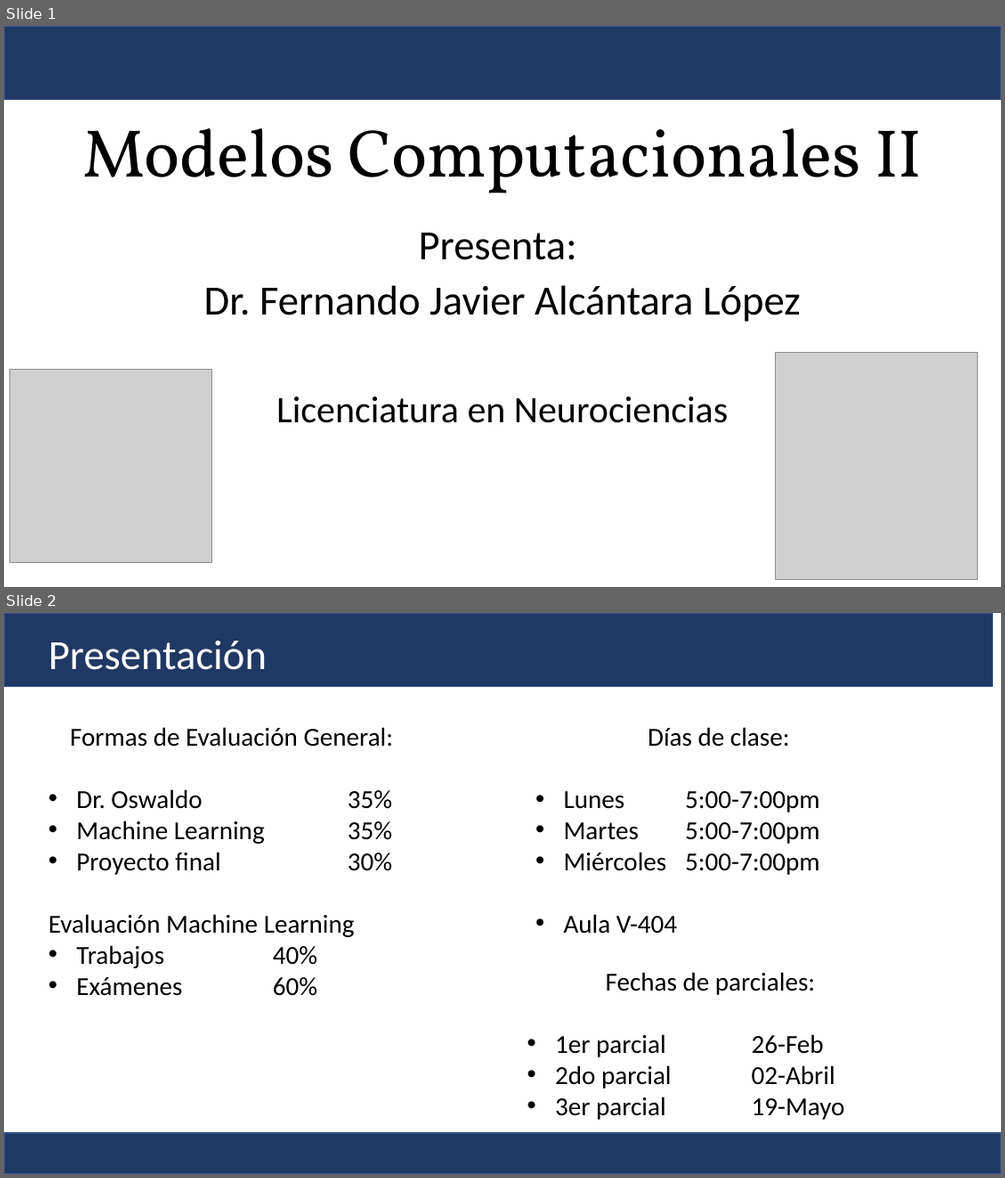
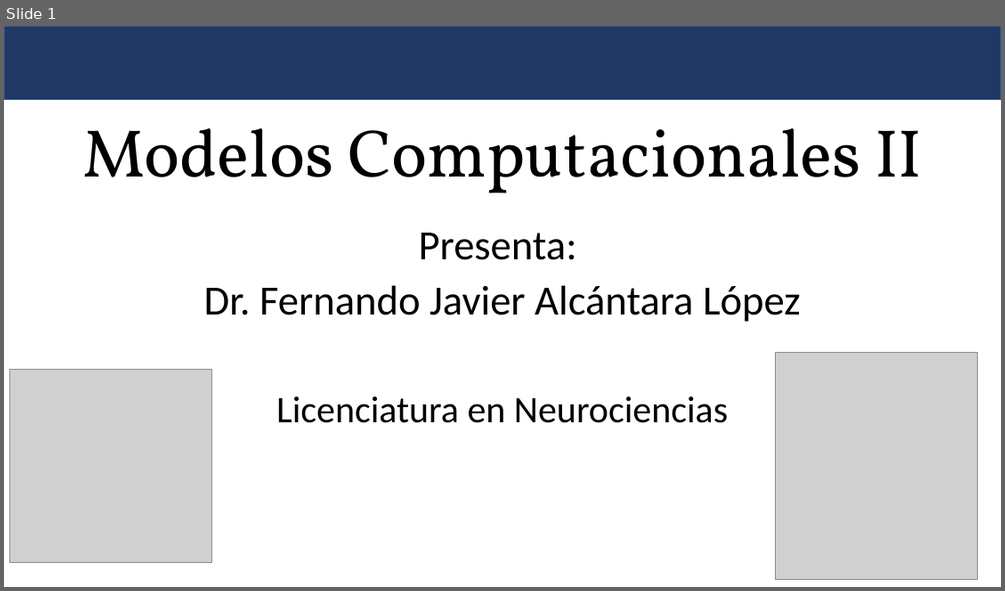
Before and after one commit to Fernando-JAL/Neurociencias-2025-2, a slide deck: S02_clases/05_decision_tree/árboles de decisión.pptx. Shown one above the other, each under a label of ours: slides 1 and 2 before the commit, slide 1 after it. The pictures are 1005x1178 and 1005x591 pixels, drawn with LibreOffice and Linux fonts; fonts in the diff are those of the drawing; grey boxes stand for pictures. Boxes give left, top, right and bottom in pixels: in the first picture for what was removed or moved away, otherwise in the second. Text is boxed around its words. In the diff, an @@ line names an element or a change of style, - is before the commit and + after.

Commit message:
clase

```diff
--- a/S02_clases/05_decision_tree/árboles de decisión.pptx
+++ b/S02_clases/05_decision_tree/árboles de decisión.pptx
@@ slide 2 removed at bbox=[4, 613, 1001, 1174], background #FFFFFF @@
@@ rectangle removed at bbox=[4, 613, 993, 686] @@
@@ text removed at bbox=[48, 641, 267, 670] @@
-Presentación
@@ text removed at bbox=[48, 727, 394, 996] @@
-Formas de Evaluación General:
-• Dr. Oswaldo 35%
-• Machine Learning 35%
-• Proyecto final 30%
-Evaluación Machine Learning
-• Trabajos 40%
-• Exámenes 60%
@@ text removed at bbox=[564, 727, 820, 933] @@
-Días de clase:
-• Lunes 5:00-7:00pm
-• Martes 5:00-7:00pm
-• Miércoles 5:00-7:00pm
-• Aula V-404
@@ text removed at bbox=[555, 972, 845, 1119] @@
-Fechas de parciales:
-• 1er parcial 26-Feb
-• 2do parcial 02-Abril
-• 3er parcial 19-Mayo
@@ rectangle removed at bbox=[4, 1133, 1001, 1174] @@
```
Also in this commit, not shown: 5 slides added, 2 other slides removed, 7 other files.
